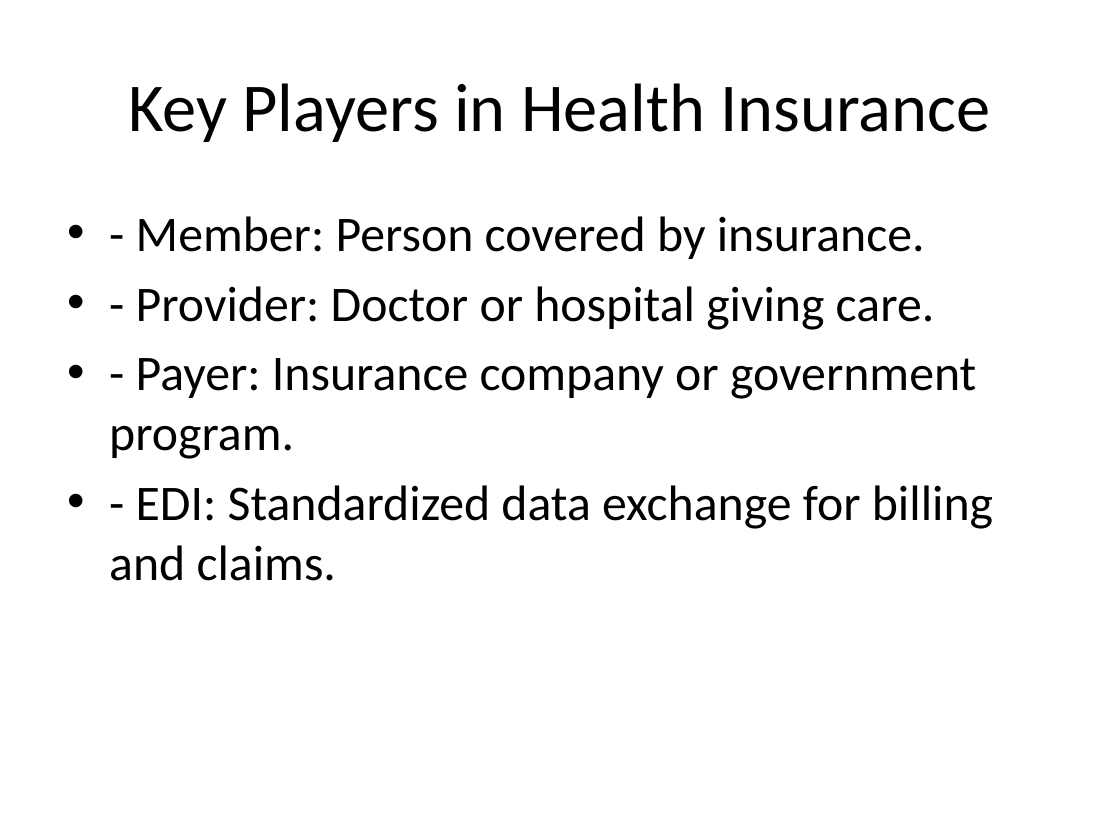
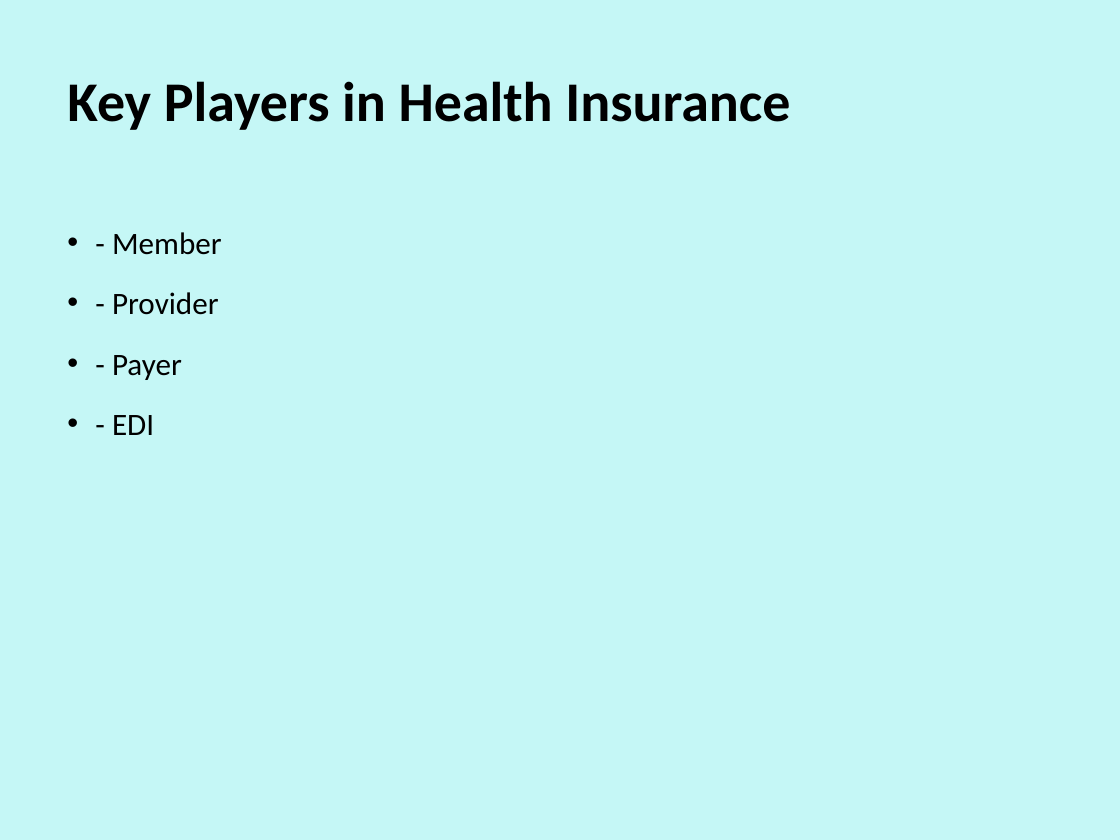
Before and after one commit to Navee090603/RRS, a slide deck: slide 5 of US_Healthcare_Overview.pptx (slide 4 before the commit). Drawn at 1120x840 pixels with LibreOffice and Linux fonts; fonts in the diff are those of the drawing. Boxes give left, top, right and bottom in pixels: in the first picture for what was removed or moved away, otherwise in the second. Text is boxed around its words. In the diff, an @@ line names an element or a change of style, - is before the commit and + after.

```diff
--- a/US_Healthcare_Overview.pptx
+++ b/US_Healthcare_Overview.pptx
@@ background #FFFFFF to #C5F7F6 @@
@@ title "Key Players in Health Insurance": place and size @@
-title "Key Players in Health Insurance" at [128, 83, 991, 142]
+title "Key Players in Health Insurance" at [67, 81, 790, 130]
@@ title "Key Players in Health Insurance" at [67, 81, 790, 130]: size 44 to 36 pt, bold on; alignment centre to left; line spacing 1 to 0.9; vertical alignment middle to top @@
@@ text at [112, 232, 222, 435]: text changed; size 32 to 20 pt @@
-• - Member: Person covered by insurance.
-• - Provider: Doctor or hospital giving care.
-• - Payer: Insurance company or government program.
-• - EDI: Standardized data exchange for billing and claims.
+• - Member
+• - Provider
+• - Payer
+• - EDI
```
Also in this commit, not shown: 4 other slides changed, 1 slide added.
